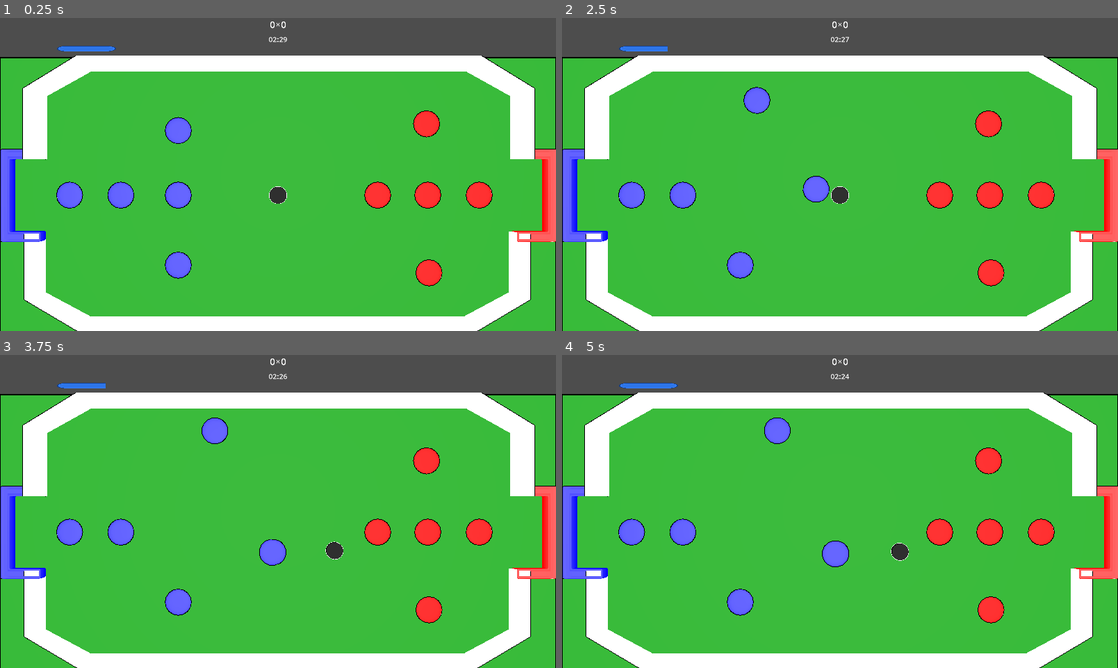
Above: before the commit, frames 1-4 (two rows, left to right).
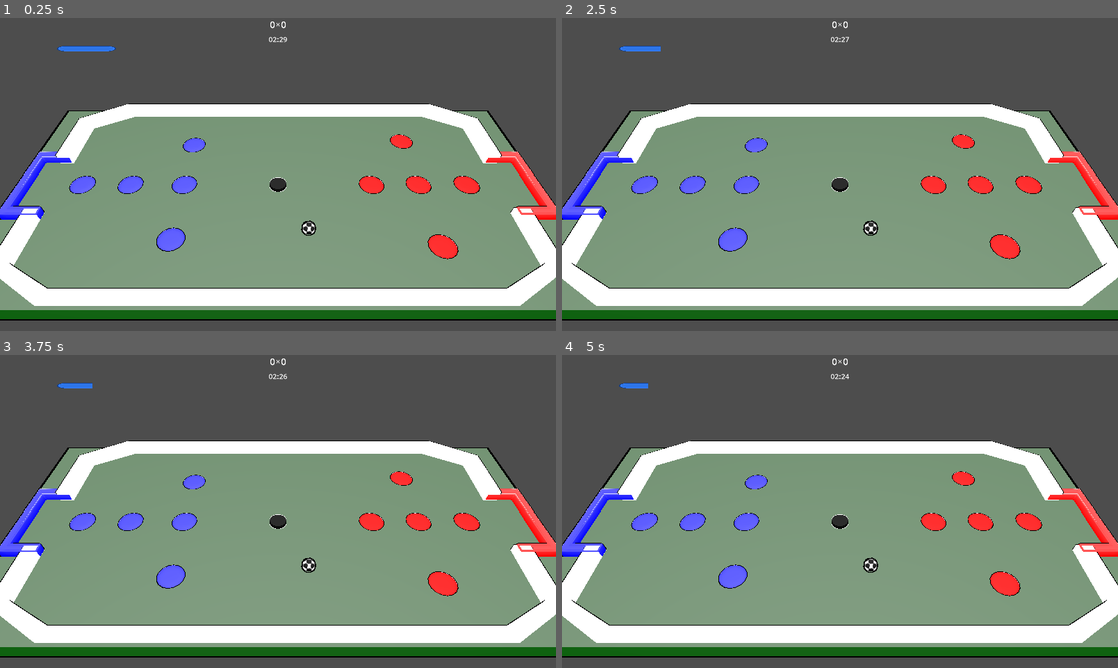
Above: after the commit, the same moments.

Repository: PelvicPsycho/ultimate-botao
Game: Godot game, scene res://MatchScene.tscn
Same seed, same stepped clock (60 frames per second), same inputs: the game is played once before the commit and once after it.
Inputs (mouse positions are in pixels of both pictures, inside the frame that each line leads up to):
- Up to frame 1 (0.25 s): no input
- Up to frame 2 (2.5 s): tap Enter at 0.5 s; move the mouse to (962, 158) at 0.52 s; tap 1 at 0.6 s; click (962, 158) at 0.67 s; tap Space at 1.25 s; drag from (728, 190) to (812, 237) at 1.27 s; move the mouse to (895, 105) at 2.02 s; tap 3 at 2.1 s; click (895, 105) at 2.17 s
- Up to frame 3 (3.75 s): drag from (250, 574) to (111, 464) at 2.77 s; move the mouse to (444, 558) at 3.52 s; tap 2 at 3.6 s; click (444, 558) at 3.67 s
- Up to frame 4 (5 s): drag from (673, 464) to (756, 433) at 4.27 s

The runs differ from the first frame. In frame 1, 86% of the frame differs, in the area x 0-100%, y 12-100%; in frame 2, 87%; in frame 3, 87%; in frame 4, 87%, in the area x 0-100%, y 8-100%.

Commit message:
At_Iluminação

Diff:
--- a/Componentes/Ball/ball_redonda.tscn
+++ b/Componentes/Ball/ball_redonda.tscn
@@ -47,7 +47,7 @@
 render_priority = 0
 shader = ExtResource("3_el5e0")
 shader_parameter/color = Color(0, 0, 0, 1)
-shader_parameter/size = 1.05
+shader_parameter/size = 1.17999999597664
 
 [sub_resource type="ShaderMaterial" id="ShaderMaterial_rr8cb"]
 render_priority = 0
@@ -72,6 +72,7 @@
 linear_damp = 2.0
 angular_damp = 2.0
 script = ExtResource("2_jwucw")
+raio_da_bola = 0.1
 is_ball_redonda = true
 
 [node name="CollisionShape3D" type="CollisionShape3D" parent="." unique_id=1199803410]
--- /dev/null
+++ b/Gradient.tres
@@ -0,0 +1,5 @@
+[gd_resource type="Gradient" format=3 uid="uid://do75047ecwtug"]
+
+[resource]
+offsets = PackedFloat32Array(0.9327772, 0.9744848, 0.99263984)
+colors = PackedColorArray(0, 0, 0, 1, 1, 1, 1, 1, 1, 1, 1, 1)
--- a/MatchScene.tscn
+++ b/MatchScene.tscn
@@ -17,6 +17,7 @@
 [ext_resource type="Texture2D" uid="uid://bo3iftgkblwmo" path="res://ProgressBar/progress_track.png" id="11_1s8k8"]
 [ext_resource type="PackedScene" uid="uid://bpaqxd3esldoa" path="res://Componentes/ResultCanvas/ResultCanvas.tscn" id="11_yyp1h"]
 [ext_resource type="Script" uid="uid://ds1v83xrqv51s" path="res://Scripts Globais/MatchTimer.gd" id="12_matchtimer"]
+[ext_resource type="PackedScene" uid="uid://i0rr4lxax2lo" path="res://Componentes/Ball/ball_redonda.tscn" id="18_veq7s"]
 
 [sub_resource type="ShaderMaterial" id="ShaderMaterial_xiaim"]
 render_priority = 0
@@ -28,11 +29,11 @@
 render_priority = 0
 next_pass = SubResource("ShaderMaterial_xiaim")
 shader = ExtResource("5_xujo0")
-shader_parameter/color = Color(4.0911136e-06, 0.65036696, 0.17704618, 1)
-shader_parameter/specular = Color(0.09998604, 0.09998598, 0.099985994, 0.5019608)
-shader_parameter/fresnel = Color(0.1148968, 0.11489681, 0.1148968, 0.3019608)
-shader_parameter/specular_strength = 1.0
-shader_parameter/fresnel_strength = 0.405
+shader_parameter/color = Color(8.061901e-07, 0.47663605, 0.11930808, 1)
+shader_parameter/specular = Color(0.5152081, 0.5152081, 0.515208, 0.49803922)
+shader_parameter/fresnel = Color(0.16026929, 0.16026932, 0.16026923, 0.3019608)
+shader_parameter/specular_strength = 0.985
+shader_parameter/fresnel_strength = 0.63
 shader_parameter/uv_scale = Vector2(1, 1)
 shader_parameter/uv_offset = Vector2(0, 0)
 
@@ -125,10 +126,11 @@
 transform = Transform3D(1, 0, 0, 0, -4.371139e-08, 1, 0, -1, -4.371139e-08, 0, 15.36453, 0)
 
 [node name="Camera3D" type="Camera3D" parent="." unique_id=1003734817]
-transform = Transform3D(1, 0, 0, 0, -4.371139e-08, 1, 0, -1, -4.371139e-08, 0, 4.5, 0)
+transform = Transform3D(1, 0, 0, 0, 0.7071068, 0.7071068, 0, -0.7071068, 0.7071068, 0, 3.3438315, 3.3802805)
 keep_aspect = 0
 v_offset = 0.245
 current = true
+size = 6.608
 
 [node name="Pitch" type="StaticBody3D" parent="." unique_id=371043304]
 transform = Transform3D(-4.371139e-08, 0, 1, 0, 1, 0, -1, 0, -4.371139e-08, 0, 0, 0)
@@ -275,3 +277,6 @@
 
 [node name="MatchTimer" type="Node" parent="." unique_id=750440205]
 script = ExtResource("12_matchtimer")
+
+[node name="Ball2" parent="." unique_id=297591895 instance=ExtResource("18_veq7s")]
+transform = Transform3D(1, 0, 0, 0, 1, 0, 0, 0, 1, 0.34538007, 0.17500003, 0.72315764)
--- a/project.godot
+++ b/project.godot
@@ -54,7 +54,7 @@
 
 diffuse_curve={
 "type": "sampler2D",
-"value": ""
+"value": "::kkk2m"
 }
 specular_smoothness={
 "type": "float",
